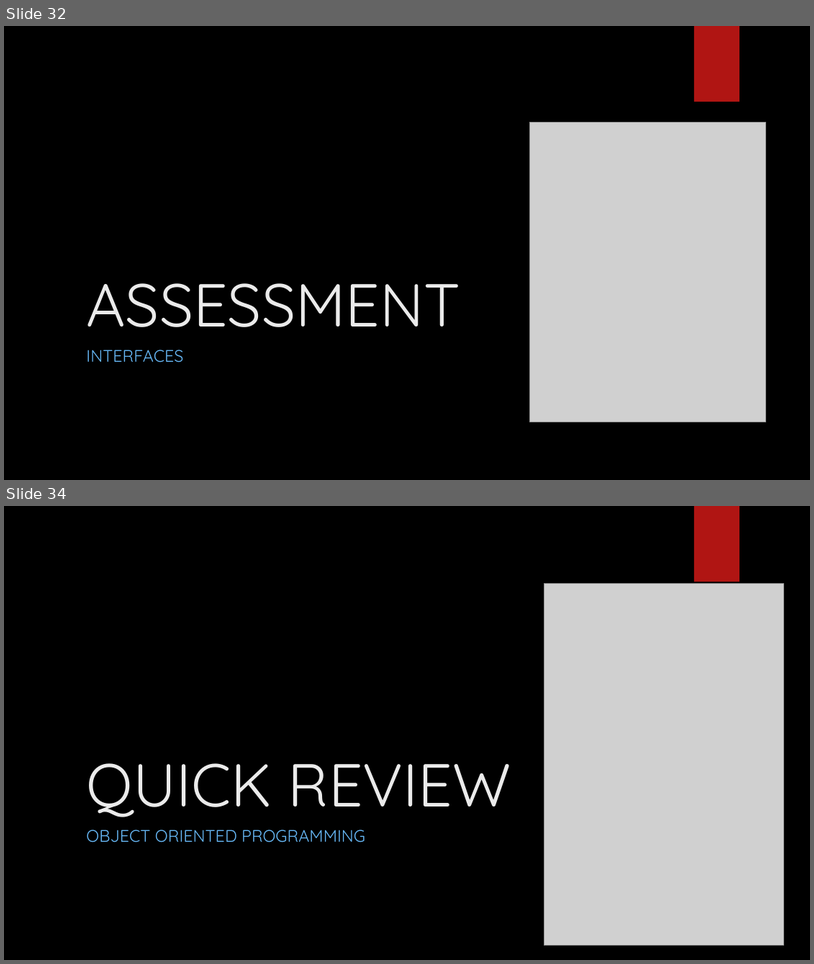
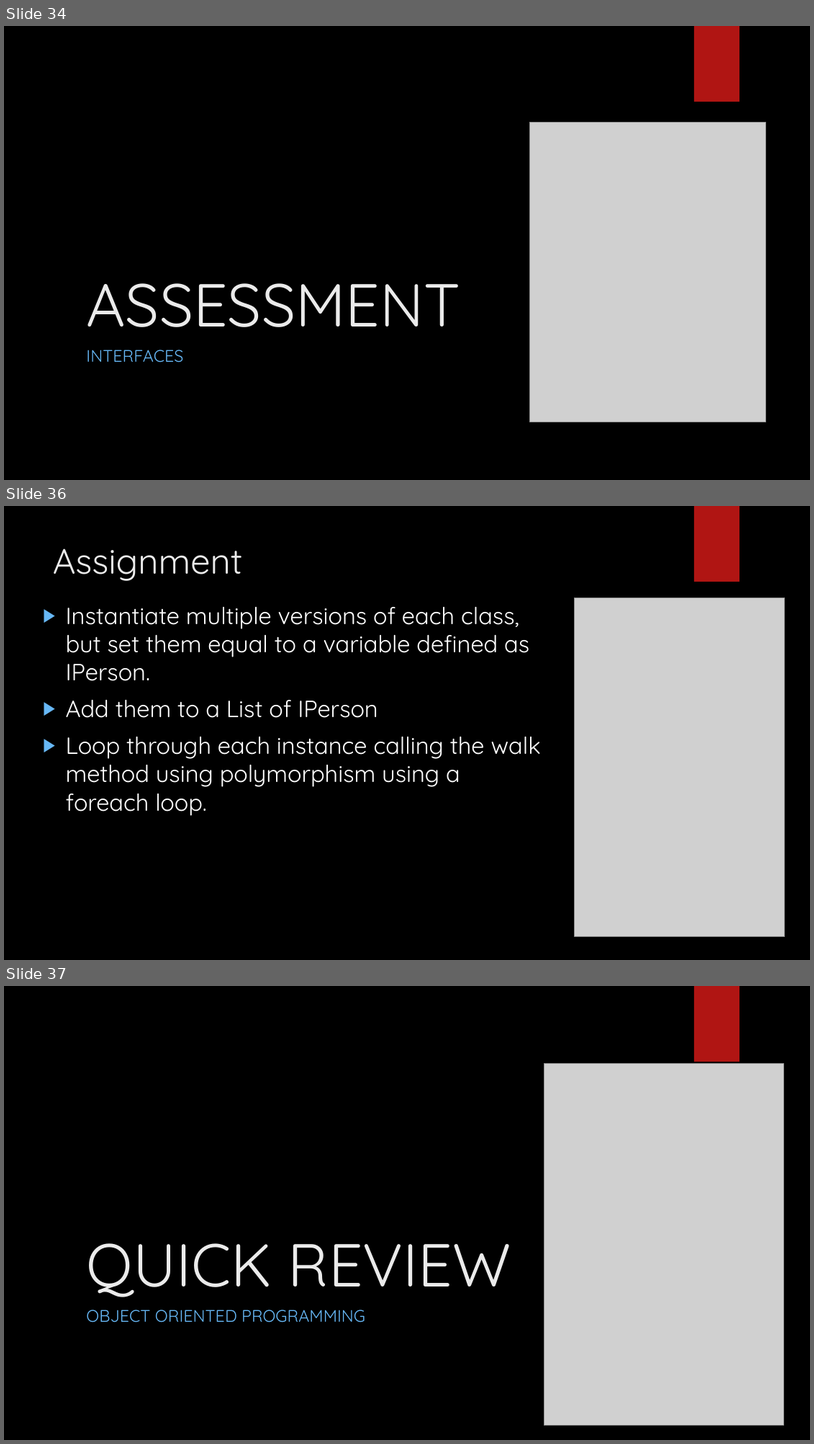
Before and after one commit to LogolsLLC/Logols-May2018, a slide deck: Slides/03_OOP_TrainingPlan.pptx. Shown one above the other, each under a label of ours: slides 32 and 34 before the commit, slides 34, 36 and 37 after it; the slides between them are not shown. The pictures are 814x964 and 814x1444 pixels, drawn with LibreOffice and Linux fonts; fonts in the diff are those of the drawing; grey boxes stand for pictures; background and template pictures are left out. Boxes give left, top, right and bottom in pixels: in the first picture for what was removed or moved away, otherwise in the second. Text is boxed around its words. In the diff, an @@ line names an element or a change of style, - is before the commit and + after.

```diff
--- a/Slides/03_OOP_TrainingPlan.pptx
+++ b/Slides/03_OOP_TrainingPlan.pptx
@@ slide 36 added at [4, 506, 810, 960], background picture (left out); not listed: 1 template element that a slide beside it also shows @@
@@ title added at [53, 548, 243, 581], 42 pt, text #EBEBEB @@
+Assignment
@@ text added at [66, 607, 541, 816], 28 pt, text #FFFFFF @@
+▶ Instantiate multiple versions of each class, but set them equal to a variable defined as IPerson.
+▶ Add them to a List of IPerson
+▶ Loop through each instance calling the walk method using polymorphism using a foreach loop.
@@ picture added at [575, 598, 786, 937] @@
@@ ellipse added at [574, 617, 759, 803], fill gradient #1C95F2 @@
@@ what was slide 32 is now slide 34 @@
@@ what was slide 34 is now slide 37 @@
```
Also in this commit, not shown: 4 slides changed, 2 other slides added.
